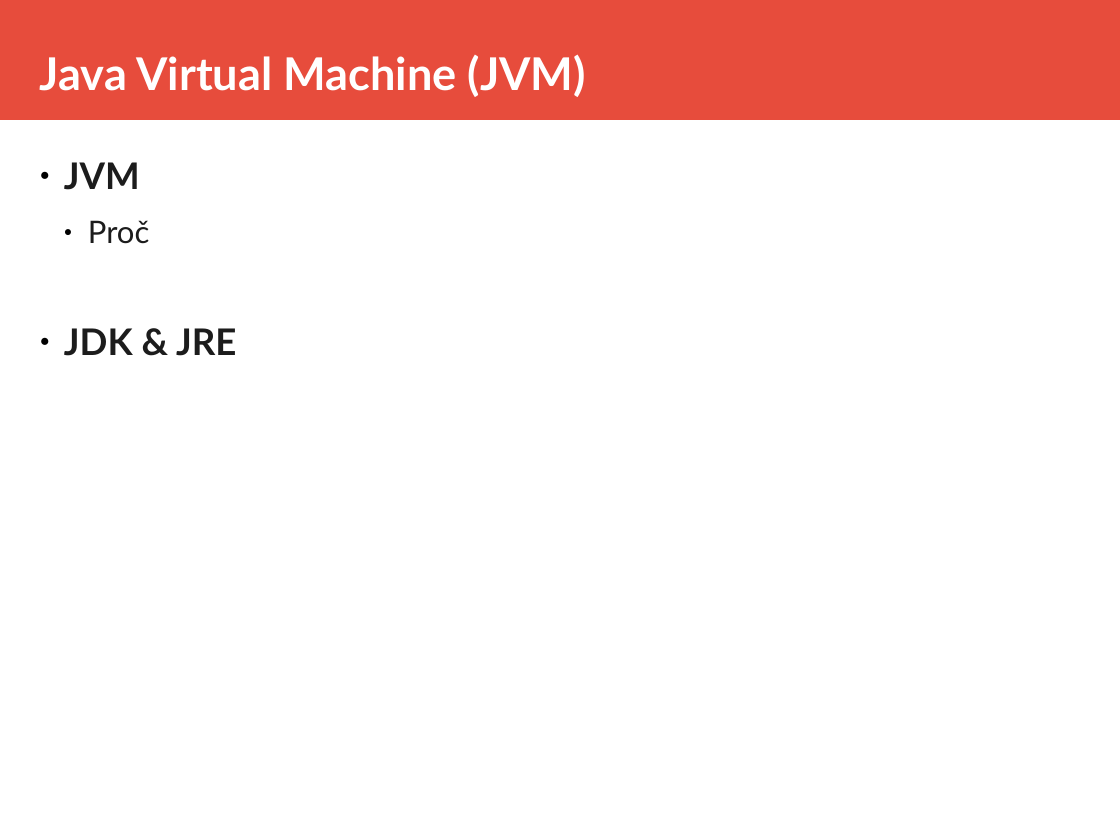
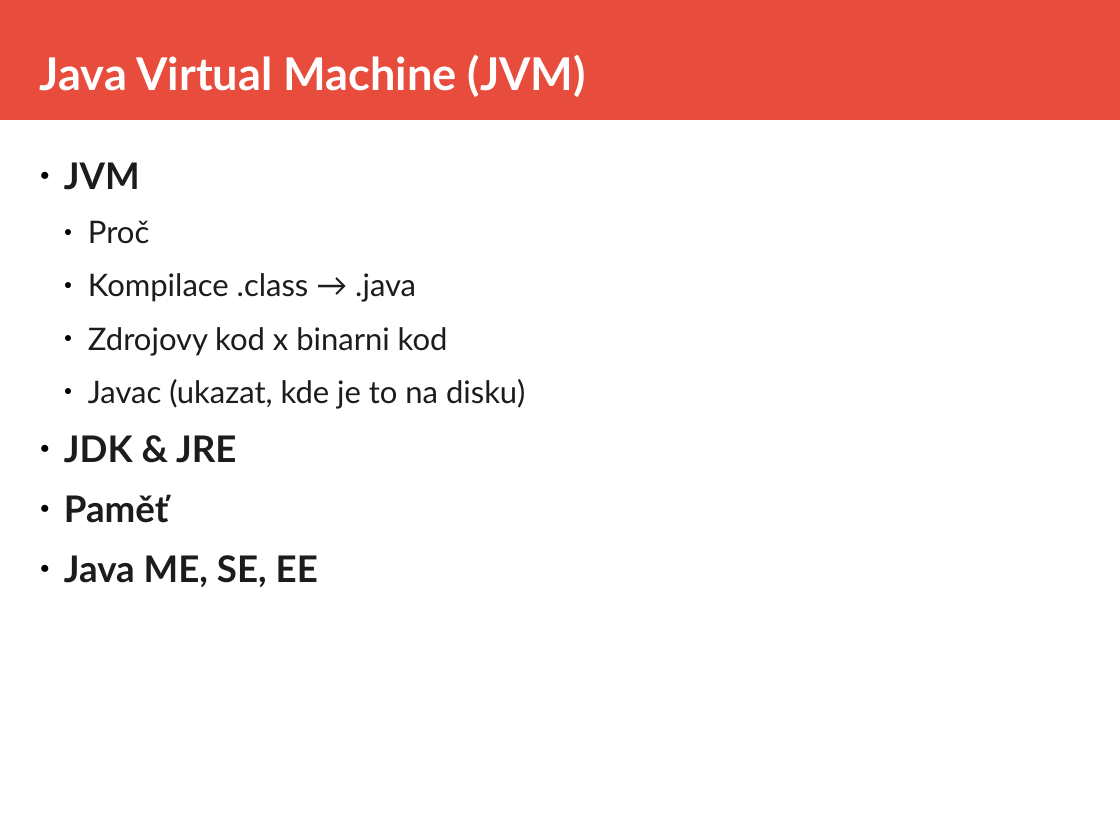
Before and after one commit to equabank/java-skoleni, a slide deck: slide 3 of v2/doc/prez.odp. Drawn at 1120x840 pixels with LibreOffice and Linux fonts; fonts in the diff are those of the drawing. Boxes give left, top, right and bottom in pixels: in the first picture for what was removed or moved away, otherwise in the second. Text is boxed around its words. In the diff, an @@ line names an element or a change of style, - is before the commit and + after.

```diff
--- a/v2/doc/prez.odp
+++ b/v2/doc/prez.odp
@@ text at bbox=[88, 273, 525, 409]: paragraphs added @@
+  ● Kompilace .class → .java
+  ● Zdrojovy kod x binarni kod
+  ● Javac (ukazat, kde je to na disku)
@@ text at bbox=[64, 494, 318, 587]: paragraphs added @@
+● Paměť
+● Java ME, SE, EE
```
Also in this commit, not shown: 6 other slides changed, 7 slides added, 2 slides removed, 15 other files.
